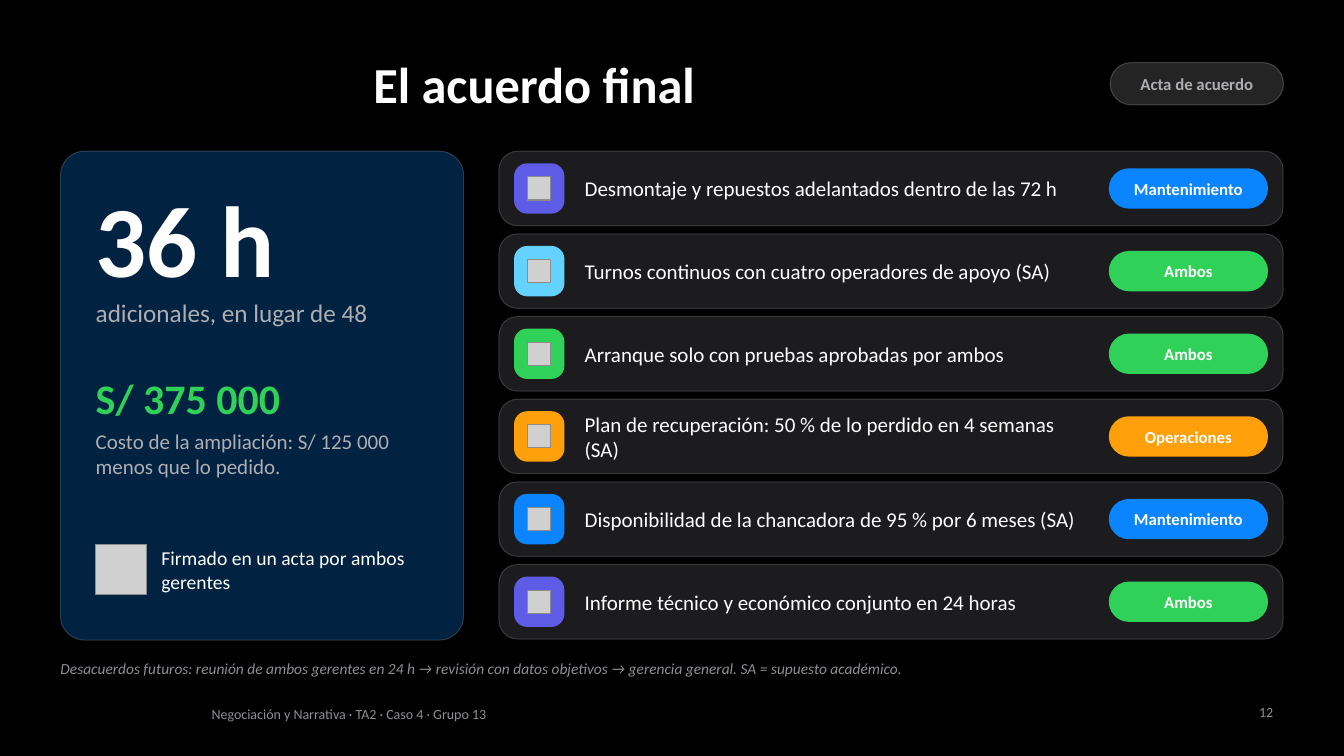
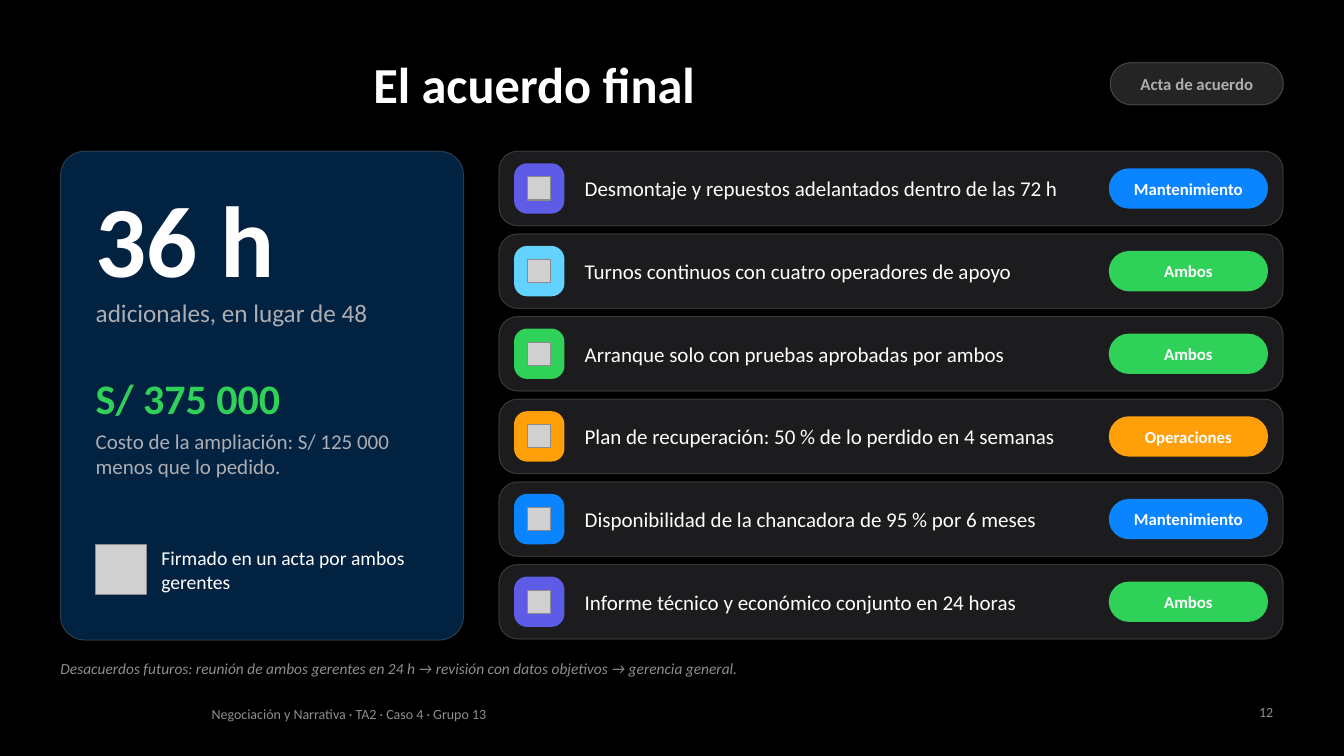
Before and after one commit to AnnthoQ/nnta2, a slide deck: slide 12 of respaldo/TA2_Caso4_respaldo.pptx. Drawn at 1344x756 pixels with LibreOffice and Linux fonts; fonts in the diff are those of the drawing; grey boxes stand for pictures; background and template pictures are left out. Boxes give left, top, right and bottom in pixels: in the first picture for what was removed or moved away, otherwise in the second. Text is boxed around its words. In the diff, an @@ line names an element or a change of style, - is before the commit and + after.

```diff
--- a/respaldo/TA2_Caso4_respaldo.pptx
+++ b/respaldo/TA2_Caso4_respaldo.pptx
@@ text at [585,264,1010,283]: text changed @@
-Turnos continuos con cuatro operadores de apoyo (SA)
+Turnos continuos con cuatro operadores de apoyo
@@ text at [585,429,1054,448]: text changed @@
-Plan de recuperación: 50 % de lo perdido en 4 semanas (SA)
+Plan de recuperación: 50 % de lo perdido en 4 semanas
@@ text at [585,512,1035,531]: text changed @@
-Disponibilidad de la chancadora de 95 % por 6 meses (SA)
+Disponibilidad de la chancadora de 95 % por 6 meses
@@ text at [60,663,737,677]: text changed @@
-Desacuerdos futuros: reunión de ambos gerentes en 24 h → revisión con datos objetivos → gerencia general. SA = supuesto académico.
+Desacuerdos futuros: reunión de ambos gerentes en 24 h → revisión con datos objetivos → gerencia general.
```
Also in this commit, not shown: 4 other slides changed, 1 other file.
